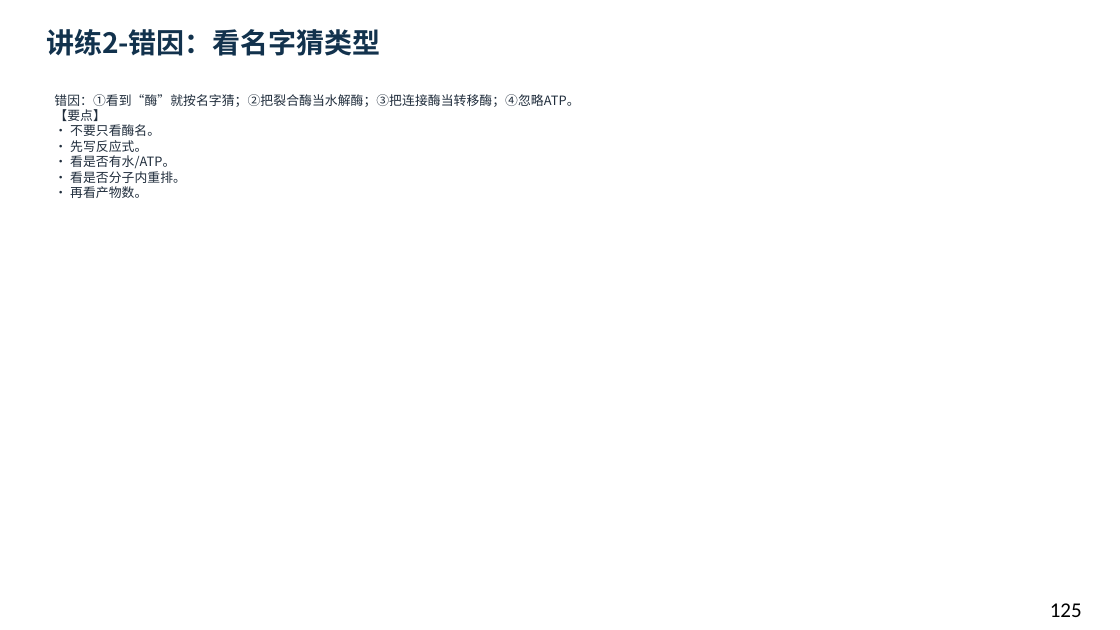
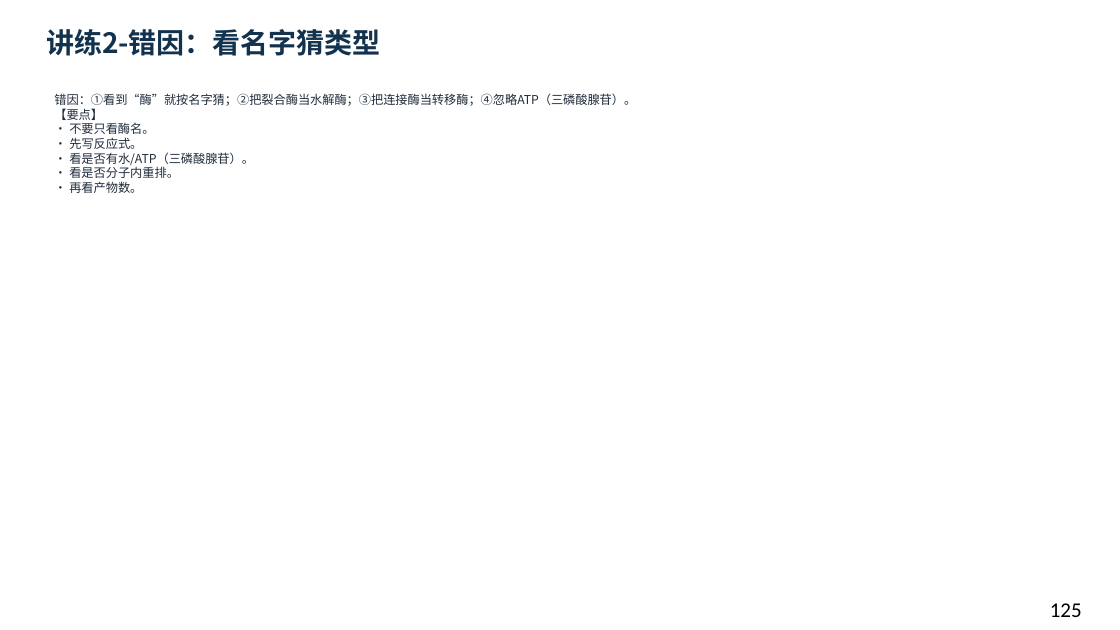
Before and after one commit to newkan-li/Biochemistry, a slide deck: slide 125 of downloads/bc06-ai-style.pptx. Drawn at 1120x630 pixels with LibreOffice and Linux fonts; fonts in the diff are those of the drawing. Boxes give left, top, right and bottom in pixels: in the first picture for what was removed or moved away, otherwise in the second. Text is boxed around its words. In the diff, an @@ line names an element or a change of style, - is before the commit and + after.

```diff
--- a/downloads/bc06-ai-style.pptx
+++ b/downloads/bc06-ai-style.pptx
@@ text at [54, 93, 636, 193]: text changed; size 11 to 10.5 pt @@
-错因：①看到“酶”就按名字猜；②把裂合酶当水解酶；③把连接酶当转移酶；④忽略ATP。
-【要点】
-• 不要只看酶名。
-• 先写反应式。
-• 看是否有水/ATP。
-• 看是否分子内重排。
-• 再看产物数。
+错因：①看到“酶”就按名字猜；②把裂合酶当水解酶；③把连接酶当转移酶；④忽略ATP（三磷酸腺苷）。
+【要点】
+• 不要只看酶名。
+• 先写反应式。
+• 看是否有水/ATP（三磷酸腺苷）。
+• 看是否分子内重排。
+• 再看产物数。
```
Also in this commit, not shown: 151 other slides changed, 2 other files.
